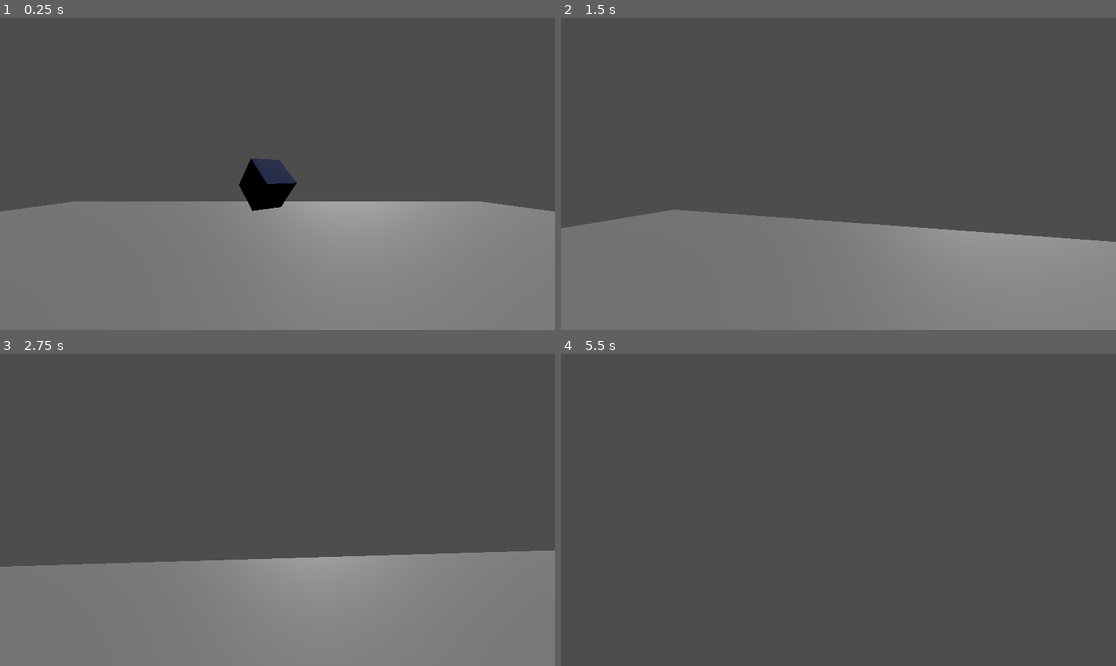
Above: before the commit, frames 1-4 (two rows, left to right).
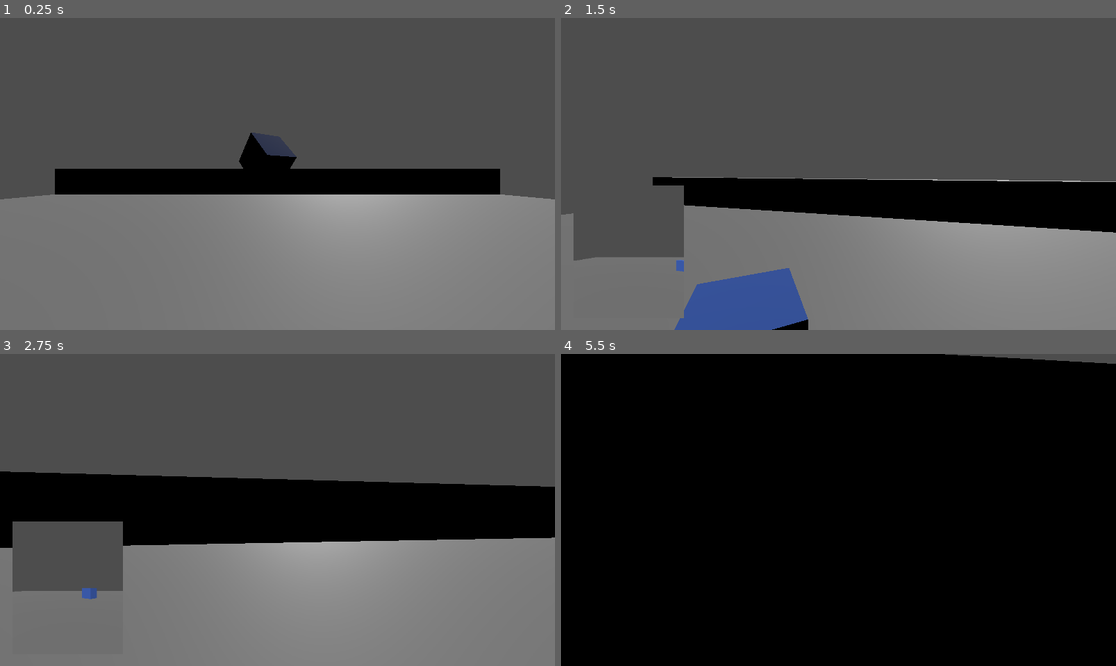
Above: after the commit, the same moments.

Repository: AntoninHUDRY/Q_panic
Game: Godot game, scene res://CameraTest.tscn
The game is run twice, just before and just after one commit, with the same random seed, the same clock (stepped at 60 frames per second) and the same inputs.
Inputs (mouse positions are in pixels of both pictures, inside the frame that each line leads up to):
- Up to frame 1 (0.25 s): no input
- Up to frame 2 (1.5 s): move the mouse to (866, 174) at 0.52 s; hold W (up) from 0.53 s (still down); tap C (clear_minicam, bound only after the commit) at 0.6 s; click (866, 174) at 0.67 s; tap Space (jump) at 0.77 s; right-click (866, 174) at 0.8 s; move the mouse to (810, 174) at 1.27 s; right-click (810, 174) at 1.35 s; click (810, 174) at 1.42 s
- Up to frame 3 (2.75 s): keep holding W (up); tap Space (jump) at 1.52 s; tap C (clear_minicam, bound only after the commit) at 1.55 s; move the mouse to (288, 503) at 2.02 s; hold Ctrl (crouch) from 2.03 s (still down); click (288, 503) at 2.17 s; right-click (288, 503) at 2.3 s
- Up to frame 4 (5.5 s): keep holding W (up); move the mouse to (832, 516) at 2.77 s; release Ctrl (crouch) at 2.78 s; tap Shift (sprint) at 2.85 s; click (832, 516) at 2.92 s; tap Space (jump) at 3.02, 3.77, 4.52 s; tap C (clear_minicam, bound only after the commit) at 3.05, 3.6, 4.55, 5.1 s; move the mouse to (877, 513) at 3.52 s; click (877, 513) at 3.67 s; right-click (877, 513) at 3.8 s; move the mouse to (794, 506) at 4.27 s; right-click (794, 506) at 4.35 s; click (794, 506) at 4.42 s; move the mouse to (844, 510) at 5.02 s; click (844, 510) at 5.17 s; right-click (844, 510) at 5.3 s

The runs differ from the first frame. In frame 1, 9.6% of the frame differs, in the area x 0-100%, y 36-63%; in frame 2, 18%; in frame 3, 24%; in frame 4, 99%, in the area x 0-100%, y 0-100%.

Commit message:
Add mini camera

Diff:
--- a/Camera/MainCamera.gd
+++ b/Camera/MainCamera.gd
@@ -1,4 +1,6 @@
 extends IntersectionDetectingCamera
+
+class_name MainCamera
 
 @export var LOOKAROUND_SPEED = 0.005
 
@@ -7,6 +9,9 @@
 
 @export
 var player: Node3D
+
+@export
+var mini_camera: MiniCamera
 
 var dir: Vector3 = Vector3.ZERO
 
@@ -33,3 +38,24 @@
 		player.rotate_y(-event.relative.x * LOOKAROUND_SPEED)
 		rotate_x(-event.relative.y * LOOKAROUND_SPEED)
 		rotation.x = clampf(rotation.x, -deg_to_rad(89), deg_to_rad(89))
+
+
+func _physics_process(delta):
+	if Input.is_action_just_pressed("shoot_minicam"):
+		var space_state = get_world_3d().direct_space_state
+		var screen_center = Vector2(get_viewport().get_visible_rect().size.x / 2, get_viewport().get_visible_rect().size.y / 2)
+		var from = project_ray_origin(screen_center)
+		var to = from + project_ray_normal(screen_center) * SCALE_UP_FACTOR
+		var collision_mask = 0b1 # Environment layer
+		var query = PhysicsRayQueryParameters3D.create(from, to, collision_mask)
+		var result = space_state.intersect_ray(query)
+		if "position" in result:
+			mini_camera.global_position = result["position"]
+			var up = Vector3(0,1,0)
+			if result["normal"] == up:
+				up = Vector3(1,0,0)
+			mini_camera.look_at(mini_camera.global_position + result["normal"], up)
+			mini_camera.show_display()
+
+	if Input.is_action_just_pressed("clear_minicam"):
+		mini_camera.hide_display()
--- /dev/null
+++ b/Camera/MiniCamera.gd
@@ -0,0 +1,22 @@
+extends IntersectionDetectingCamera
+
+class_name MiniCamera
+
+@export
+var viewport: SubViewportContainer
+
+func hide_display():
+	visible = false
+	viewport.visible = false
+
+func show_display():
+	visible = true
+	viewport.visible = true
+
+# Called when the node enters the scene tree for the first time.
+func _ready():
+	hide_display()
+
+# Called every frame. 'delta' is the elapsed time since the previous frame.
+func _process(delta):
+	pass
--- a/CameraTest.tscn
+++ b/CameraTest.tscn
@@ -1,10 +1,11 @@
-[gd_scene load_steps=15 format=3 uid="uid://8ukrrg3tetb8"]
+[gd_scene load_steps=18 format=3 uid="uid://8ukrrg3tetb8"]
 
 [ext_resource type="Script" path="res://quantum/QuantumController.gd" id="2_3qsxb"]
 [ext_resource type="Script" path="res://quantum/EntangledGroup.gd" id="3_fka2m"]
 [ext_resource type="Script" path="res://Camera/MainCamera.gd" id="4_bbubq"]
 [ext_resource type="Script" path="res://quantum/QuantumObject.gd" id="4_g2727"]
 [ext_resource type="Script" path="res://character/player.gd" id="5_q6hax"]
+[ext_resource type="Script" path="res://Camera/MiniCamera.gd" id="6_104kl"]
 
 [sub_resource type="BoxMesh" id="BoxMesh_0cwco"]
 size = Vector3(32, 0.1, 32)
@@ -41,6 +42,12 @@
 	pass
 "
 
+[sub_resource type="BoxMesh" id="BoxMesh_olewj"]
+size = Vector3(32, 2, 1)
+
+[sub_resource type="BoxShape3D" id="BoxShape3D_mgkqc"]
+size = Vector3(32, 2, 1)
+
 [node name="Node3D" type="Node3D"]
 
 [node name="DirectionalLight3D" type="DirectionalLight3D" parent="."]
@@ -58,7 +65,7 @@
 
 [node name="QuantumController" type="Node" parent="." node_paths=PackedStringArray("cameras", "entangled_groups")]
 script = ExtResource("2_3qsxb")
-cameras = [NodePath("../player/Maincamera")]
+cameras = [NodePath("../player/MainCamera"), NodePath("../SubViewportContainer/SubViewport/MiniCamera")]
 entangled_groups = [NodePath("../EntangledGroup")]
 
 [node name="EntangledGroup" type="Node" parent="."]
@@ -85,7 +92,7 @@
 collider = NodePath("RigidBody3D_2")
 
 [node name="RigidBody3D_2" type="RigidBody3D" parent="EntangledGroup/Cube2"]
-transform = Transform3D(0.471545, 0.423554, -0.773464, -0.668235, 0.74395, 0, 0.575419, 0.516856, 0.63384, -3.23704, 2.70669, -3.3426)
+transform = Transform3D(0.471545, 0.423554, -0.773464, -0.668235, 0.74395, 0, 0.575419, 0.516856, 0.63384, -3.23704, 2.70669, -11.4586)
 collision_layer = 12
 collision_mask = 7
 
@@ -114,7 +121,34 @@
 transform = Transform3D(0.999999, 0.00108812, 0.000391769, -0.00108617, 0.999987, -0.00494568, -0.000397136, 0.00494525, 0.999988, 0, 0.248149, 0)
 target_position = Vector3(0, 1, 0)
 
-[node name="Maincamera" type="Camera3D" parent="player" node_paths=PackedStringArray("player")]
-transform = Transform3D(1, 0, 0, 0, 1, 0, 0, 0, 1, 0, 0.468611, 0)
+[node name="MainCamera" type="Camera3D" parent="player" node_paths=PackedStringArray("player", "mini_camera")]
 script = ExtResource("4_bbubq")
 player = NodePath("..")
+mini_camera = NodePath("../../SubViewportContainer/SubViewport/MiniCamera")
+
+[node name="SubViewportContainer" type="SubViewportContainer" parent="."]
+offset_left = 26.0
+offset_top = 348.0
+offset_right = 255.0
+offset_bottom = 624.0
+stretch = true
+
+[node name="SubViewport" type="SubViewport" parent="SubViewportContainer"]
+handle_input_locally = false
+size = Vector2i(229, 276)
+render_target_update_mode = 4
+
+[node name="MiniCamera" type="Camera3D" parent="SubViewportContainer/SubViewport" node_paths=PackedStringArray("viewport")]
+script = ExtResource("6_104kl")
+viewport = NodePath("../..")
+
+[node name="Wall" type="StaticBody3D" parent="."]
+transform = Transform3D(1, 0, 0, 0, 1, 0, 0, 0, 1, 0, 0.905261, -15.1069)
+
+[node name="MeshInstance3D" type="MeshInstance3D" parent="Wall"]
+transform = Transform3D(1, 0, 0, 0, 1, 0, 0, 0, 1, 0, -0.06, 0)
+mesh = SubResource("BoxMesh_olewj")
+
+[node name="CollisionShape3D" type="CollisionShape3D" parent="Wall"]
+transform = Transform3D(1, 0, 0, 0, 1, 0, 0, 0, 1, 0, -0.06, 0)
+shape = SubResource("BoxShape3D_mgkqc")
--- a/project.godot
+++ b/project.godot
@@ -52,6 +52,16 @@
 "events": [Object(InputEventKey,"resource_local_to_scene":false,"resource_name":"","device":-1,"window_id":0,"alt_press …(182 unchanged characters)…
 ]
 }
+shoot_minicam={
+"deadzone": 0.5,
+"events": [Object(InputEventMouseButton,"resource_local_to_scene":false,"resource_name":"","device":-1,"window_id":0,"alt_pressed":false,"shift_pressed":false,"ctrl_pressed":false,"meta_pressed":false,"button_mask":0,"position":Vector2(0, 0),"global_position":Vector2(0, 0),"factor":1.0,"button_index":2,"canceled":false,"pressed":false,"double_click":false,"script":null)
+]
+}
+clear_minicam={
+"deadzone": 0.5,
+"events": [Object(InputEventKey,"resource_local_to_scene":false,"resource_name":"","device":0,"window_id":0,"alt_pressed":false,"shift_pressed":false,"ctrl_pressed":false,"meta_pressed":false,"pressed":false,"keycode":0,"physical_keycode":67,"key_label":0,"unicode":0,"echo":false,"script":null)
+]
+}
 
 [layer_names]
 
--- a/quantum/EntangledGroup.gd
+++ b/quantum/EntangledGroup.gd
@@ -22,7 +22,7 @@
 	has_visible_been_seen = false
 	quantum_objects[visible_object].show()
 
-# For now, simply cycle through the entangled objects that are not being observed
+# For now, simply ccolliderycle through the entangled objects that are not being observed
 func handle_observations(intersections: Array[Node3D]):
 	if quantum_objects[visible_object].collider in intersections:
 		has_visible_been_seen = true
--- a/quantum/QuantumController.gd
+++ b/quantum/QuantumController.gd
@@ -10,7 +10,8 @@
 func get_camera_collisions() -> Array[Node3D]:
 	var collisions: Array[Node3D] = []
 	for camera in cameras:
-		collisions.append_array(camera.get_intersections())
+		if camera.visible:
+			collisions.append_array(camera.get_intersections())
 	return collisions
 
 func _ready():
